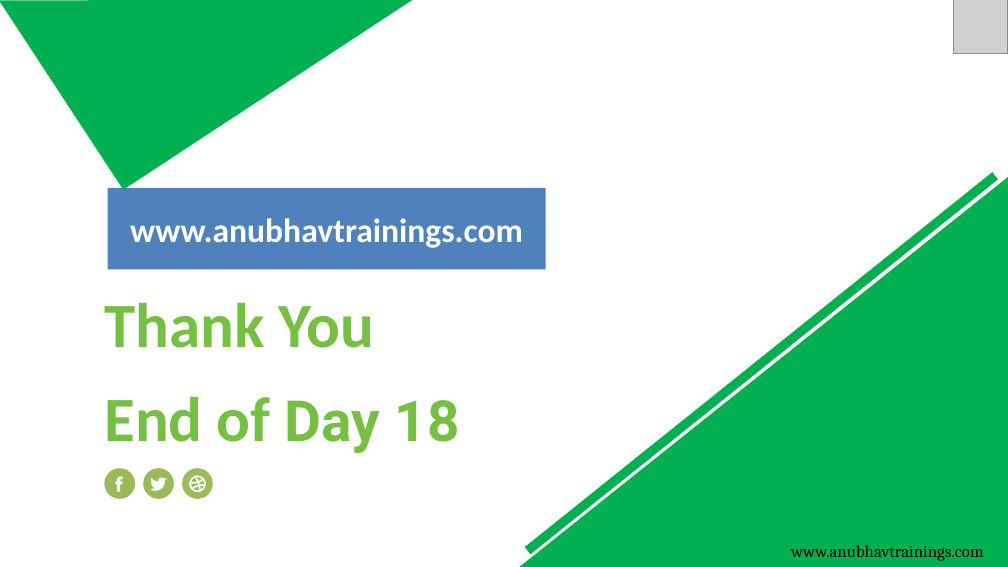
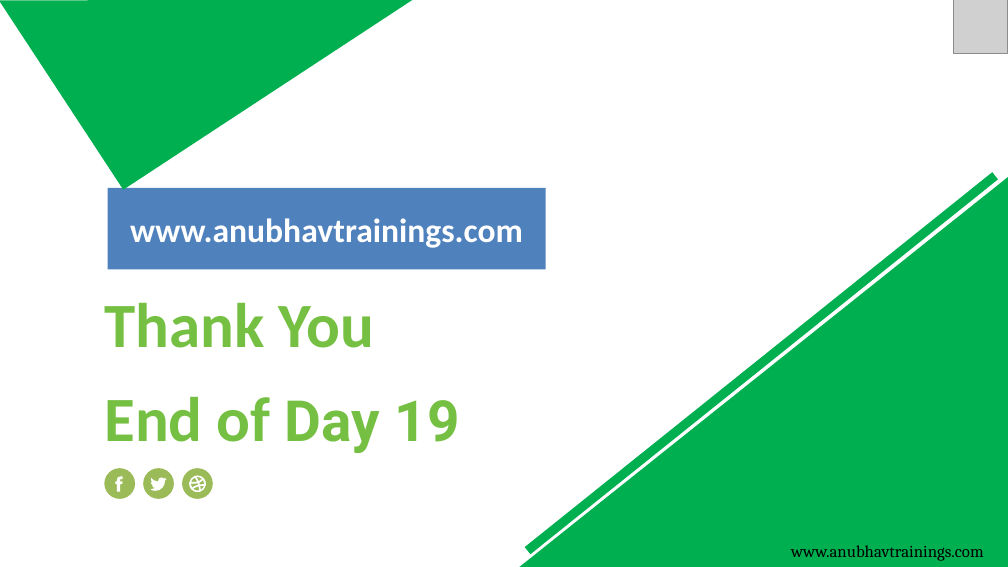
Before and after one commit to soyuztechnologies/SAP_Build_End_to_End, a slide deck: slide 14 of Day 19/SAP Build Training Day 19.pptx. Drawn at 1008x567 pixels with LibreOffice and Linux fonts; fonts in the diff are those of the drawing; grey boxes stand for pictures; background and template pictures are left out. Boxes give left, top, right and bottom in pixels: in the first picture for what was removed or moved away, otherwise in the second. Text is boxed around its words. In the diff, an @@ line names an element or a change of style, - is before the commit and + after.

```diff
--- a/Day 19/SAP Build Training Day 19.pptx
+++ b/Day 19/SAP Build Training Day 19.pptx
@@ text at (x1=104, y1=396, x2=459, y2=453): text changed @@
-End of Day 18
+End of Day 19
```
Also in this commit, not shown: 4 other slides changed, 6 slides added, 6 slides removed, 5 other files.
